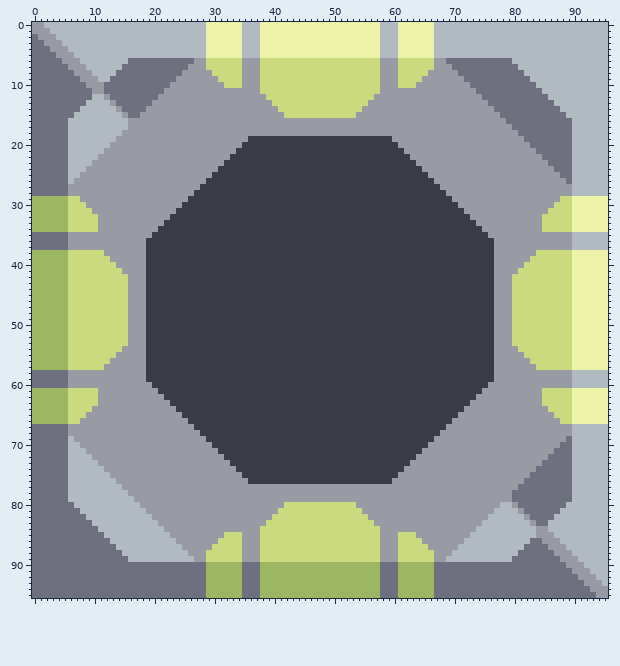
One commit to this pixel-art file: aseprite/optional_pump.ase. Above: the version before the commit.
96x96 pixels, 1 frame.
And afterwards:
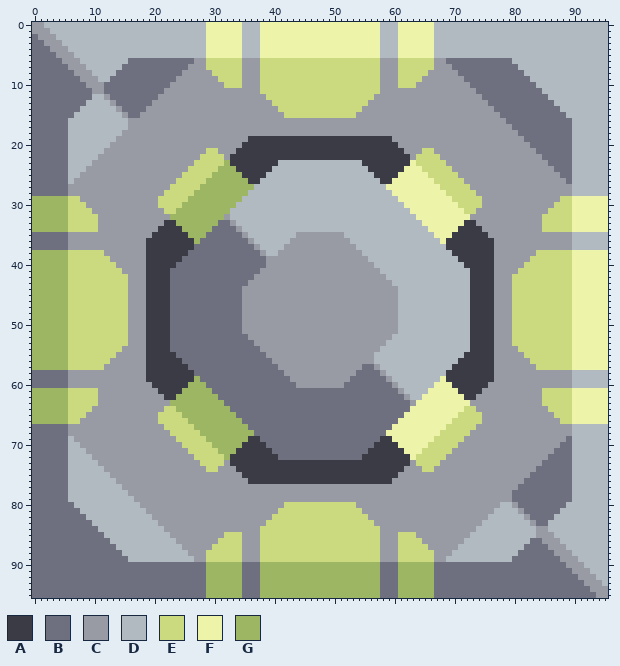
Palette (. is transparent): A #3b3b45  B #6e7080  C #989aa4  D #b0bac0  E #cbd97f  F #edf3a9  G #9cb664
The exact change:
layer "Liquid" now shown
layer "Top" now shown
layer "Icon" now shown
Changed rows in their new state; - is an unchanged pixel.
Layer "Icon":
first column x 21:
21 --------EE----------------------------------EE--------
22 -------EEEE--------------------------------EEEE-------
23 ------EEEEEG--------DDDDDDDDDDDDDD--------FEEEEE------
24 -----EEEEEGGG------DDDDDDDDDDDDDDDD------FFFEEEEE-----
25 ----EEEEEGGGGG----DDDDDDDDDDDDDDDDDD----FFFFFEEEEE----
26 ---EEEEEGGGGGGG--DDDDDDDDDDDDDDDDDDDD--FFFFFFFEEEEE---
27 --EEEEEGGGGGGGGGDDDDDDDDDDDDDDDDDDDDDDFFFFFFFFFEEEEE--
28 -EEEEEGGGGGGGGGDDDDDDDDDDDDDDDDDDDDDDDDFFFFFFFFFEEEEE-
29 EEEEEGGGGGGGGGDDDDDDDDDDDDDDDDDDDDDDDDDDFFFFFFFFFEEEEE
30 EEEEGGGGGGGGGDDDDDDDDDDDDDDDDDDDDDDDDDDDDFFFFFFFFFEEEE
31 -EEGGGGGGGGGDDDDDDDDDDDDDDDDDDDDDDDDDDDDDDFFFFFFFFFEE-
32 --GGGGGGGGGCDDDDDDDDDDDDDDDDDDDDDDDDDDDDDDDFFFFFFFFF--
33 ---GGGGGGGBBCDDDDDDDDDDDDDDDDDDDDDDDDDDDDDDDFFFFFFF---
34 ----GGGGGBBBBCDDDDDDDDDDDDDDDDDDDDDDDDDDDDDDDFFFFF----
35 -----GGGBBBBBBCDDDDDDDDCCCCCCCCDDDDDDDDDDDDDDDFFF-----
36 ------GBBBBBBBBCDDDDDDCCCCCCCCCCDDDDDDDDDDDDDDDF------
37 ------BBBBBBBBBBCDDDDCCCCCCCCCCCCDDDDDDDDDDDDDDD------
38 -----BBBBBBBBBBBBCDDCCCCCCCCCCCCCCDDDDDDDDDDDDDDD-----
39 ----BBBBBBBBBBBBBBCCCCCCCCCCCCCCCCCDDDDDDDDDDDDDDD----
40 ---BBBBBBBBBBBBBBBCCCCCCCCCCCCCCCCCCDDDDDDDDDDDDDDD---
41 --BBBBBBBBBBBBBBBCCCCCCCCCCCCCCCCCCCCDDDDDDDDDDDDDDD--
42 --BBBBBBBBBBBBBBCCCCCCCCCCCCCCCCCCCCCCDDDDDDDDDDDDDD--
43 --BBBBBBBBBBBBBCCCCCCCCCCCCCCCCCCCCCCCCDDDDDDDDDDDDD--
44 --BBBBBBBBBBBBCCCCCCCCCCCCCCCCCCCCCCCCCCDDDDDDDDDDDD--
45 --BBBBBBBBBBBBCCCCCCCCCCCCCCCCCCCCCCCCCCDDDDDDDDDDDD--
46 --BBBBBBBBBBBBCCCCCCCCCCCCCCCCCCCCCCCCCCDDDDDDDDDDDD--
47 --BBBBBBBBBBBBCCCCCCCCCCCCCCCCCCCCCCCCCCDDDDDDDDDDDD--
48 --BBBBBBBBBBBBCCCCCCCCCCCCCCCCCCCCCCCCCCDDDDDDDDDDDD--
49 --BBBBBBBBBBBBCCCCCCCCCCCCCCCCCCCCCCCCCCDDDDDDDDDDDD--
50 --BBBBBBBBBBBBCCCCCCCCCCCCCCCCCCCCCCCCCCDDDDDDDDDDDD--
51 --BBBBBBBBBBBBCCCCCCCCCCCCCCCCCCCCCCCCCCDDDDDDDDDDDD--
52 --BBBBBBBBBBBBBCCCCCCCCCCCCCCCCCCCCCCCCDDDDDDDDDDDDD--
53 --BBBBBBBBBBBBBBCCCCCCCCCCCCCCCCCCCCCCDDDDDDDDDDDDDD--
54 --BBBBBBBBBBBBBBBCCCCCCCCCCCCCCCCCCCCDDDDDDDDDDDDDDD--
55 ---BBBBBBBBBBBBBBBCCCCCCCCCCCCCCCCCCDDDDDDDDDDDDDDD---
56 ----BBBBBBBBBBBBBBBCCCCCCCCCCCCCCCCCDDDDDDDDDDDDDD----
57 -----BBBBBBBBBBBBBBBCCCCCCCCCCCCCCBBCDDDDDDDDDDDD-----
58 ------BBBBBBBBBBBBBBBCCCCCCCCCCCCBBBBCDDDDDDDDDD------
59 ------GBBBBBBBBBBBBBBBCCCCCCCCCCBBBBBBCDDDDDDDDF------
60 -----GGGBBBBBBBBBBBBBBBCCCCCCCCBBBBBBBBCDDDDDDFFF-----
61 ----GGGGGBBBBBBBBBBBBBBBBBBBBBBBBBBBBBBBCDDDDFFFFF----
62 ---GGGGGGGBBBBBBBBBBBBBBBBBBBBBBBBBBBBBBBCDDFFFFFFF---
63 --GGGGGGGGGBBBBBBBBBBBBBBBBBBBBBBBBBBBBBBBCFFFFFFFFF--
64 -EEGGGGGGGGGBBBBBBBBBBBBBBBBBBBBBBBBBBBBBBFFFFFFFFFEE-
65 EEEEGGGGGGGGGBBBBBBBBBBBBBBBBBBBBBBBBBBBBFFFFFFFFFEEEE
66 EEEEEGGGGGGGGGBBBBBBBBBBBBBBBBBBBBBBBBBBFFFFFFFFFEEEEE
67 -EEEEEGGGGGGGGGBBBBBBBBBBBBBBBBBBBBBBBBFFFFFFFFFEEEEE-
68 --EEEEEGGGGGGGGGBBBBBBBBBBBBBBBBBBBBBBFFFFFFFFFEEEEE--
69 ---EEEEEGGGGGGG--BBBBBBBBBBBBBBBBBBBB--FFFFFFFEEEEE---
70 ----EEEEEGGGGG----BBBBBBBBBBBBBBBBBB----FFFFFEEEEE----
71 -----EEEEEGGG------BBBBBBBBBBBBBBBB------FFFEEEEE-----
72 ------EEEEEG--------BBBBBBBBBBBBBB--------FEEEEE------
73 -------EEEE--------------------------------EEEE-------
74 --------EE----------------------------------EE--------
Changed places in both pictures, as pixel boxes (x1, y1, x2, y2):
changed: (158, 148, 482, 472)
